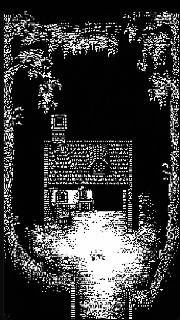
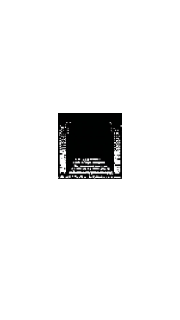
Two versions of the same layered image (w=180, h=320). Layer-by-layer changes:
showed group "assets" (4 layers) over [14, 87, 166, 232]
added layer "spr_asset_stairs" in group "assets" over [58, 113, 122, 179]
hid group "pt1" (8 layers) over [0, 0, 180, 320]
